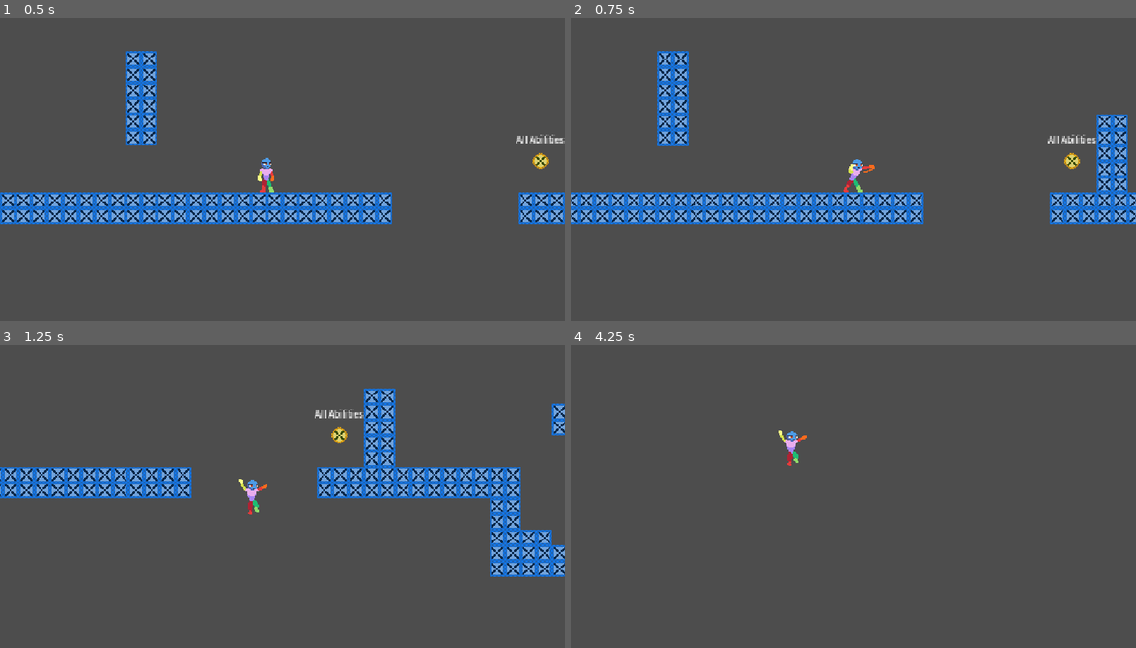
Above: before the commit, frames 1-4 (two rows, left to right).
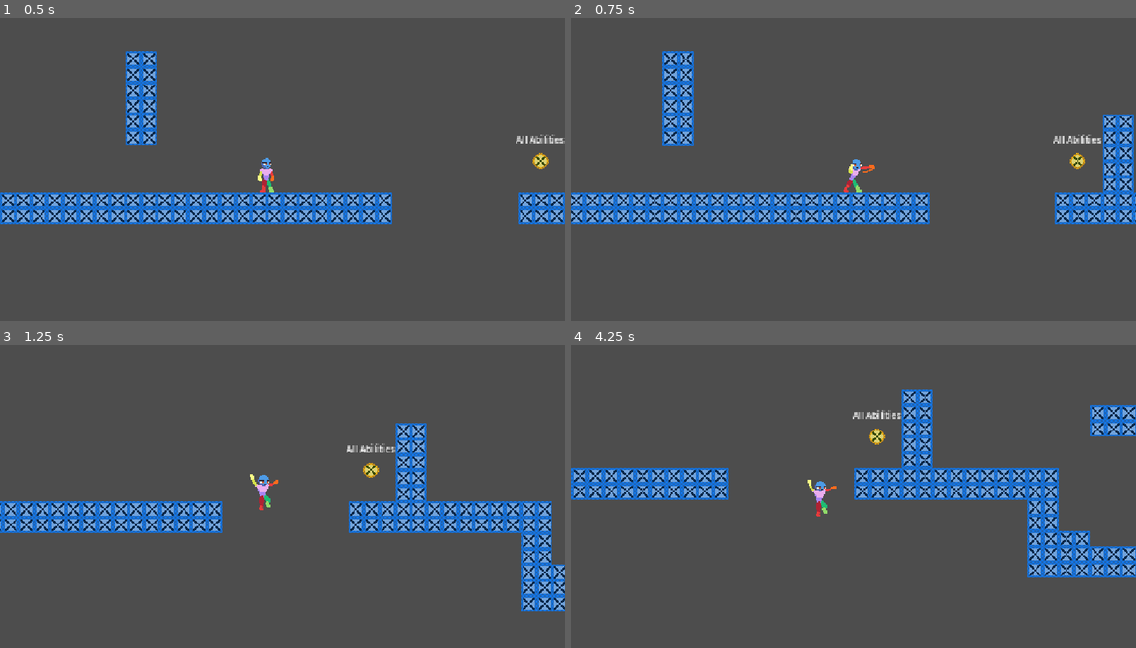
Above: after the commit, the same moments.

Repository: MineRaphi/Chrysalis
Game: Godot game, scene res://Scenes/Main.tscn
The game is run twice, just before and just after one commit, with the same random seed, the same clock (stepped at 60 frames per second) and the same inputs.
Inputs:
- Up to frame 1 (0.5 s): no input
- Up to frame 2 (0.75 s): tap Enter at 0.5 s; hold Right (right) from 0.53 s (still down); tap X (attack) at 0.6 s
- Up to frame 3 (1.25 s): keep holding Right (right); tap V (jump) at 0.77, 1.07 s; tap Z (dash) at 0.8 s
- Up to frame 4 (4.25 s): tap Z (dash) at 1.35, 3.05, 3.6 s; tap V (jump) at 1.52, 1.55, 1.82, 2.1, 3.02, 3.32, 3.77, 3.8, 4.07 s; release Right (right) at 2.03 s; hold Left (left) 2.03-2.78 s; tap X (attack) at 2.3, 2.85 s; hold Right (right) from 2.78 s (still down)

Frame 1 is identical in both runs. In frame 2, 9.5% of the frame differs, in the area x 0-100%, y 10-69%; in frame 3, 20%, in the area x 0-100%, y 14-88%; in frame 4, 13%.

Commit message:
Changed player speed and node structure

Diff:
--- a/Scenes/player.tscn
+++ b/Scenes/player.tscn
@@ -2,6 +2,7 @@
 
 [ext_resource type="Script" uid="uid://bgnjp1yw3vv1e" path="res://Scripts/player.gd" id="1_m0x7a"]
 [ext_resource type="Texture2D" uid="uid://vpv8f0sxgiwq" path="res://Assets/Character/idle/idle.png" id="1_rpqav"]
+[ext_resource type="Texture2D" uid="uid://ck76h2a511ev" path="res://Assets/placehold-item.png" id="2_1iu4k"]
 [ext_resource type="Texture2D" uid="uid://bjj7tk4nyjivp" path="res://Assets/Character/attacks/punch_1.png" id="4_i2e8t"]
 [ext_resource type="Texture2D" uid="uid://b1oyqkasw31ox" path="res://Assets/Character/attacks/punch_2.png" id="5_qidb7"]
 [ext_resource type="Texture2D" uid="uid://dxcjk7obbn2vw" path="res://Assets/Character/attacks/punch_3.png" id="6_70hv0"]
@@ -745,11 +746,17 @@
 process_callback = 0
 position_smoothing_enabled = true
 
+[node name="cameraDEBUG" type="Sprite2D" parent="CameraTarget" unique_id=715800059]
+visible = false
+scale = Vector2(0.375, 0.375)
+texture = ExtResource("2_1iu4k")
+
 [node name="AnimatedSprite2D" type="AnimatedSprite2D" parent="." unique_id=887800869]
 position = Vector2(0, -24)
 sprite_frames = SubResource("SpriteFrames_o6h5a")
-animation = &"attack_1"
+animation = &"idle"
 autoplay = "idle"
+frame_progress = 0.60406965
 
 [node name="CollisionShape" type="CollisionShape2D" parent="." unique_id=532643010]
 position = Vector2(0, -16)
@@ -762,27 +769,30 @@
 shape = SubResource("RectangleShape2D_o6h5a")
 debug_color = Color(0.9607843, 0, 0, 0.25882354)
 
-[node name="DashTimer" type="Timer" parent="." unique_id=1389017172]
+[node name="Timer" type="Node" parent="." unique_id=938040361]
+
+[node name="DashTimer" type="Timer" parent="Timer" unique_id=1389017172]
 wait_time = 0.2
 one_shot = true
 
-[node name="DashCooldown" type="Timer" parent="." unique_id=1770789365]
+[node name="DashCooldown" type="Timer" parent="Timer" unique_id=1770789365]
 wait_time = 0.2
 one_shot = true
 
-[node name="WallJumpTimer" type="Timer" parent="." unique_id=678115197]
+[node name="WallJumpTimer" type="Timer" parent="Timer" unique_id=678115197]
 wait_time = 0.2
 
-[node name="AttackCooldown" type="Timer" parent="." unique_id=453716976]
+[node name="ComboTimer" type="Timer" parent="Timer" unique_id=1628366058]
+wait_time = 0.6
+one_shot = true
+
+[node name="AttackCooldown" type="Timer" parent="Timer" unique_id=453716976]
 wait_time = 0.4
 one_shot = true
 
-[node name="ComboTimer" type="Timer" parent="." unique_id=1628366058]
-wait_time = 0.6
-one_shot = true
-
-[connection signal="timeout" from="DashTimer" to="." method="_on_dash_timer_timeout"]
-[connection signal="timeout" from="DashCooldown" to="." method="_on_dash_cooldown_timeout"]
-[connection signal="timeout" from="WallJumpTimer" to="." method="_on_wall_jump_timer_timeout"]
-[connection signal="timeout" from="AttackCooldown" to="." method="_on_attack_cooldown_timeout"]
-[connection signal="timeout" from="ComboTimer" to="." method="_on_combo_timer_timeout"]
+[connection signal="area_entered" from="Hurtbox" to="." method="_on_hurtbox_area_entered"]
+[connection signal="timeout" from="Timer/DashTimer" to="." method="_on_dash_timer_timeout"]
+[connection signal="timeout" from="Timer/DashCooldown" to="." method="_on_dash_cooldown_timeout"]
+[connection signal="timeout" from="Timer/WallJumpTimer" to="." method="_on_wall_jump_timer_timeout"]
+[connection signal="timeout" from="Timer/ComboTimer" to="." method="_on_combo_timer_timeout"]
+[connection signal="timeout" from="Timer/AttackCooldown" to="." method="_on_attack_cooldown_timeout"]
--- a/Scripts/player.gd
+++ b/Scripts/player.gd
@@ -17,7 +17,7 @@
 var look_direction := 1
 var camera_distance := Vector2(0, 0)
 
-const SPEED = 270.0
+const SPEED = 240.0
 const DASH_SPEED = 600.0
 const SPRINT_SPEED = 420.0
 const WALL_SLIDE_SPEED = 200.0
@@ -33,11 +33,11 @@
 @onready var anim_sprite: AnimatedSprite2D = $AnimatedSprite2D
 @onready var camera_target: Marker2D = $CameraTarget
 @onready var camera: Camera2D = $CameraTarget/Camera2D
-@onready var dash_timer: Timer = $DashTimer
-@onready var dash_cooldown: Timer = $DashCooldown
-@onready var wall_jump_timer: Timer = $WallJumpTimer
-@onready var attack_cooldown: Timer = $AttackCooldown
-@onready var combo_timer: Timer = $ComboTimer
+@onready var dash_timer: Timer = $Timer/DashTimer
+@onready var dash_cooldown: Timer = $Timer/DashCooldown
+@onready var wall_jump_timer: Timer = $Timer/WallJumpTimer
+@onready var combo_timer: Timer = $Timer/ComboTimer
+@onready var attack_cooldown: Timer = $Timer/AttackCooldown
 
 
 func _physics_process(delta: float) -> void:
@@ -201,10 +201,6 @@
 func _on_wall_jump_timer_timeout() -> void:
 	movement_disabled = false
 
-func _on_deathzone_body_entered(body: Node2D) -> void:
-	if body == self:
-		call_deferred("_kill_player")
-
 func _kill_player():
 	get_tree().reload_current_scene()
 
@@ -217,3 +213,7 @@
 
 func snap_camera_to_target():
 	camera.reset_smoothing()
+
+func _on_hurtbox_area_entered(area: Area2D) -> void:
+	if area.name == "deathzone":
+		call_deferred("_kill_player")
